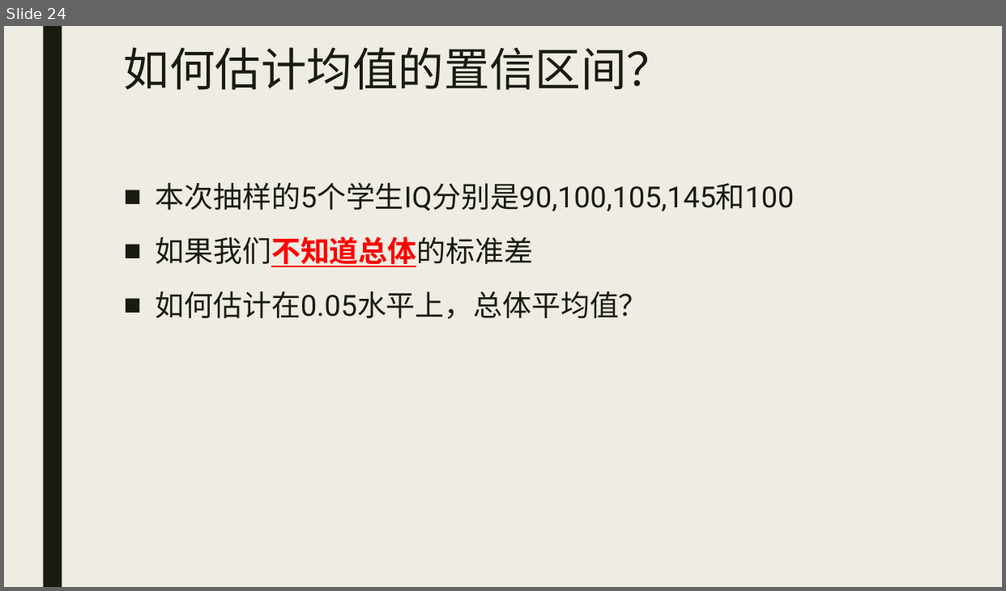
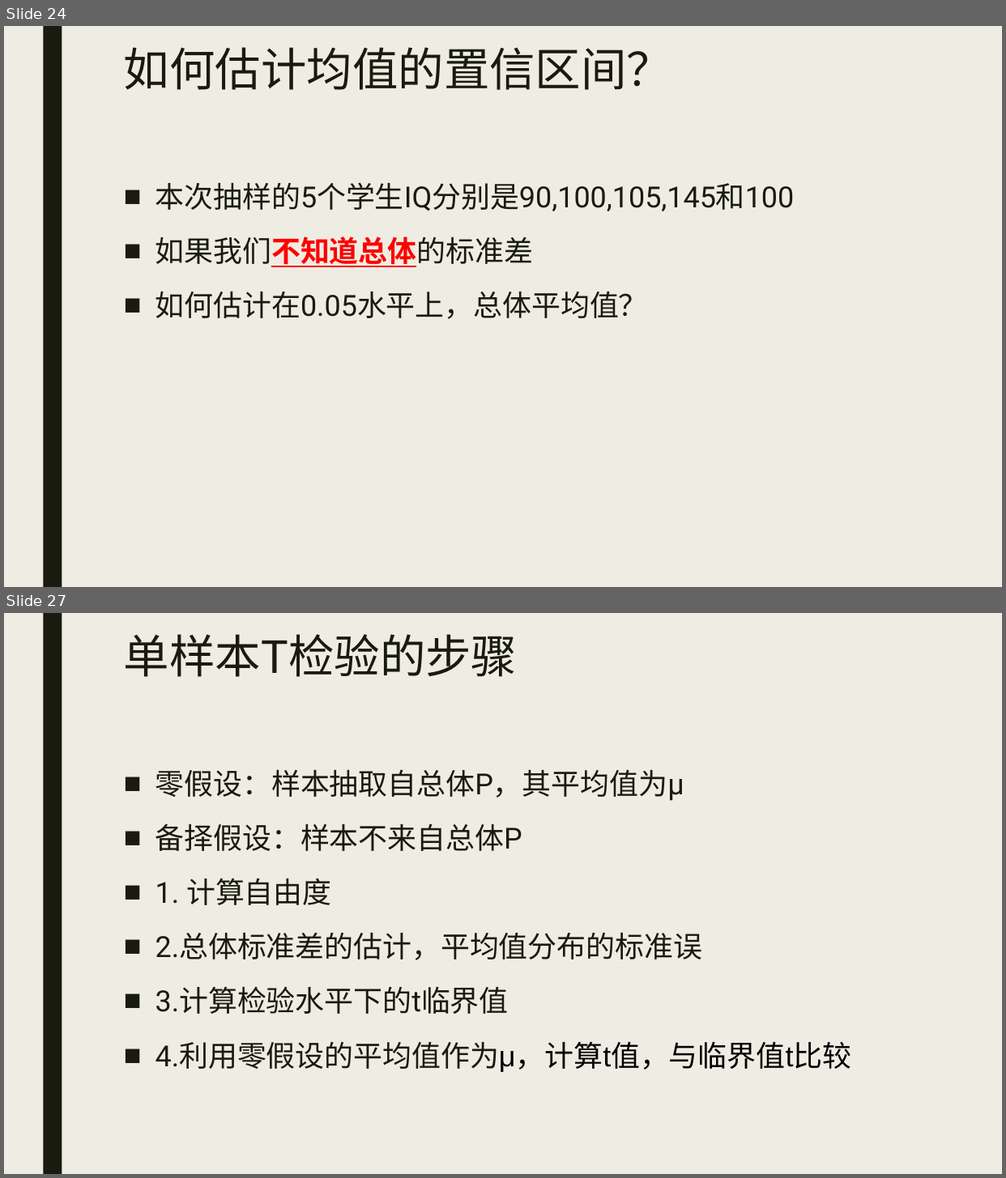
Before and after one commit to beneon/medstat, a slide deck: lect-2/lect-2.pptx. Shown one above the other, each under a label of ours: slide 24 before the commit, slides 24 and 27 after it; the slides between them are not shown. The pictures are 1006x591 and 1006x1178 pixels, drawn with LibreOffice and Linux fonts; fonts in the diff are those of the drawing. Boxes give left, top, right and bottom in pixels: in the first picture for what was removed or moved away, otherwise in the second. Text is boxed around its words. In the diff, an @@ line names an element or a change of style, - is before the commit and + after.

```diff
--- a/lect-2/lect-2.pptx
+++ b/lect-2/lect-2.pptx
@@ slide 27 added at [4, 613, 1002, 1174], background #EFEDE3; not listed: 1 template element that a slide beside it also shows @@
@@ title added at [124, 634, 518, 677], 44 pt, text #191B0E @@
+单样本T检验的步骤
@@ text added at [155, 770, 852, 1072], 28 pt, text #191B0E @@
+■ 零假设：样本抽取自总体P，其平均值为μ
+■ 备择假设：样本不来自总体P
+■ 1. 计算自由度
+■ 2.总体标准差的估计，平均值分布的标准误
+■ 3.计算检验水平下的t临界值
+■ 4.利用零假设的平均值作为μ，计算t值，与临界值t比较
```
Also in this commit, not shown: 12 other slides added, 3 other files.
